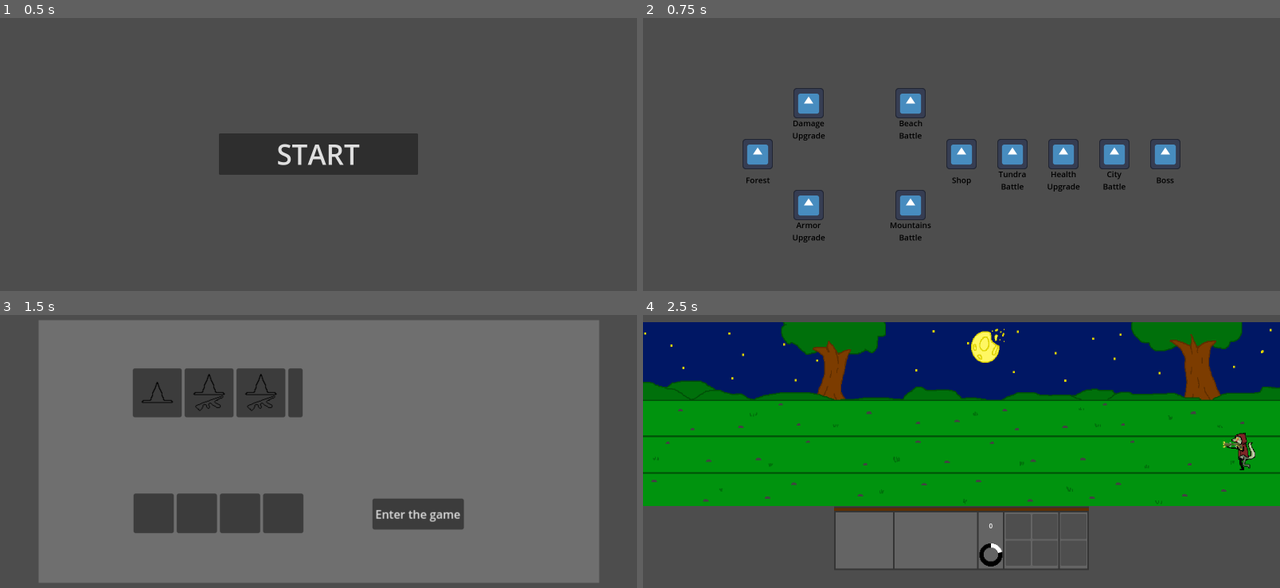
Above: before the commit, frames 1-4 (two rows, left to right).
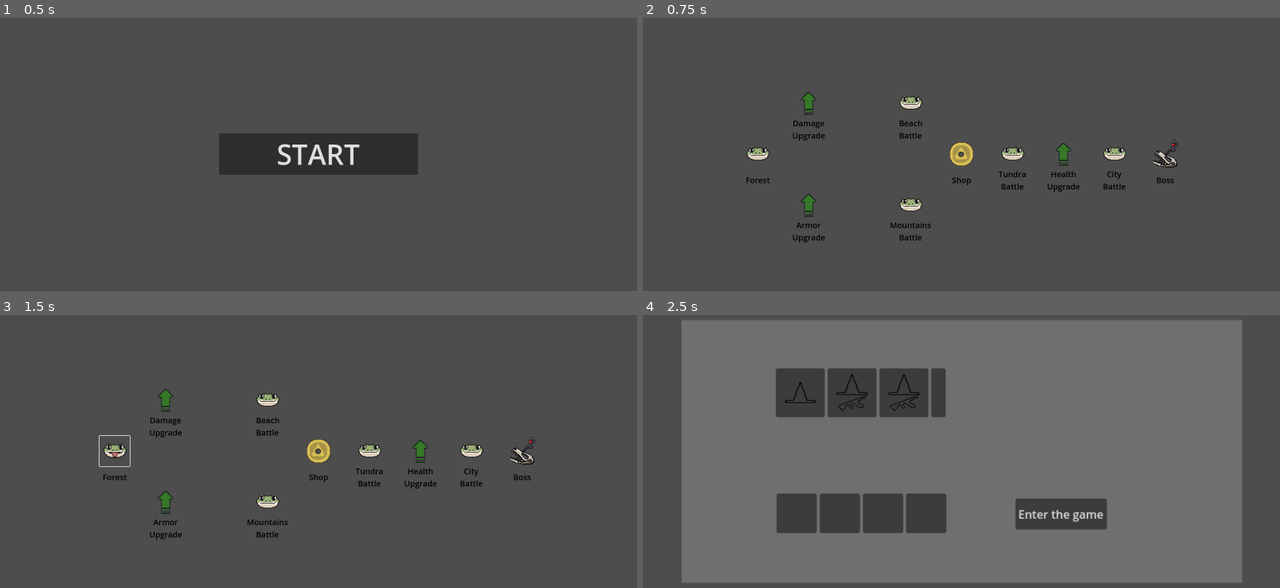
Above: after the commit, the same moments.

Repository: SammyCadian/wizards-who-hate-lizards
Game: Godot game, scene res://game.tscn
The game is run twice, just before and just after one commit, with the same random seed, the same clock (stepped at 60 frames per second) and the same inputs. The engine's default icon, where the game draws it, is replaced by a stand-in: a white triangle on a blue panel in a dark square.
Inputs (mouse positions are in pixels of both pictures, inside the frame that each line leads up to):
- Up to frame 1 (0.5 s): no input
- Up to frame 2 (0.75 s): click "START" at 0.5 s
- Up to frame 3 (1.5 s): click (114, 451) at 1.27 s
- Up to frame 4 (2.5 s): click (1063, 514) at 2 s, where only the run before the commit has a clickable "Enter the game"

Frame 1 is identical in both runs. In frame 2, 3.1% of the frame differs, in the area x 15-85%, y 25-75%; in frame 3, 75%; in frame 4, 86%, in the area x 0-100%, y 2-98%.

Commit message:
Randomized Enemy Ai and Node Map Icons

Diff:
--- a/Scenes/Battle/battle_manager.gd
+++ b/Scenes/Battle/battle_manager.gd
@@ -4,12 +4,13 @@
 var battleUI : Node = null  # Track the current battle UI
 @export var inBattle = false
 
+
 # Start the battle from the map selection
 func startBattle(loadedUnits: Array):
 	currBattle = get_parent().loadScene("res://Scenes/Battle/battle.tscn") # Load the battle into the game
 	battleUI = currBattle.get_node("BattleUI") # Update the battle UI
 	currBattle.laneSelected.connect($"Unit Spawner"._on_battle_lane_selected) # Connect the unit spawning signal
-	inBattle = true # Update the inBattle flag for the unit spawner
+	inBattle = true
 
 	#$Battle/BattleUI.receiveUnit(loadedUnits[0][0], loadedUnits[0][1])
 
--- /dev/null
+++ b/Scenes/Battle/enemy_ai.gd
@@ -0,0 +1,71 @@
+extends Node2D
+
+#Delay Between Ai Determining Whether to Spawn
+@export var iteration_delay = 5.0
+@export var min_amount = 1
+@export var max_amount = 3
+
+#RNG!!
+var rng = RandomNumberGenerator.new()
+
+#Lane Detection
+var wizard_lane1 = false
+var wizard_lane2 = false
+var wizard_lane3 = false
+
+signal spawn()
+
+
+
+func _ready() -> void:
+	$"Iteration Delay".paused = true
+	$"Iteration Delay".wait_time = iteration_delay
+
+func _process(delta: float) -> void:
+	if (get_parent().get_parent().inBattle == true):
+		$"Iteration Delay".paused = false
+
+
+# 50/50 chance. Decides whether or not to spawn in enemies
+func spawn_or_no_spawn() -> bool:
+	if(rng.randi_range(0, 1) == 1):
+		print("spawned")
+		return true
+	print("not spawned")
+	return false
+
+
+func decide_type():
+	var type = rng.randi_range(0, 1)
+	match type:
+		0:
+			return "sus"
+		1:
+			return "spike"
+		2:
+			return "liz3"
+		3:
+			return "liz4"
+	print("No Unit")
+
+# Randomizes number of troops spawned at once
+func decide_amount():
+	return rng.randi_range(min_amount, max_amount)
+
+# Choose a lane based off of whether or not a lizard is already there
+func decide_lane():
+	return rng.randi_range(1, 3)
+
+
+func send_spawn_signal(type, lane, amount) -> void:
+	spawn.emit(type, lane, amount)
+
+
+# Functions will use this to change iteration delay for difficulty purposes
+func change_iteration_delay(delay: float):
+	$"Iteration Delay".wait_time = delay
+
+
+func _on_iteration_delay_timeout() -> void:
+	if (spawn_or_no_spawn()):
+		send_spawn_signal(decide_type(), decide_lane(), decide_amount())
--- /dev/null
+++ b/Scenes/Battle/enemy_ai.tscn
@@ -0,0 +1,12 @@
+[gd_scene load_steps=2 format=3 uid="uid://cx288yw6kmco8"]
+
+[ext_resource type="Script" path="res://Scenes/Battle/enemy_ai.gd" id="1_04bko"]
+
+[node name="Enemy AI" type="Node2D"]
+script = ExtResource("1_04bko")
+
+[node name="Iteration Delay" type="Timer" parent="."]
+wait_time = 5.0
+autostart = true
+
+[connection signal="timeout" from="Iteration Delay" to="." method="_on_iteration_delay_timeout"]
--- a/Scenes/Battle/unit_spawner.gd
+++ b/Scenes/Battle/unit_spawner.gd
@@ -16,24 +16,13 @@
 
 # This loop will function as an enemy AI. It will handle waves
 func _process(delta: float) -> void:
-	# Checks how many enemies there are left
-	current_enemies = get_child_count()
-
-	# If there aren't any enemies left, spawns more
-	if (get_parent().inBattle):
-		if(starting_enemies == current_enemies):
-			enemy_spawn_prep($EnemySpawnPoint1, 0)
-			enemy_spawn_prep($EnemySpawnPoint2, 3)
-			enemy_spawn_prep($EnemySpawnPoint3, 0)
-
-# Will randomize the type of enemy spawned
-func enemy_spawn_prep(location, amount):
-	var randomType = randi_range(0, 1)
-	match randomType:
-		0:
-			spawn(sus_scene, location, amount)
-		1:
-			spawn(spike_scene, location, amount)
+	pass
+	## Checks how many enemies there are left
+	#current_enemies = get_child_count()
+	#if(starting_enemies == current_enemies):
+		#enemy_spawn_prep($EnemySpawnPoint1, 0)
+		#enemy_spawn_prep($EnemySpawnPoint2, 3)
+		#enemy_spawn_prep($EnemySpawnPoint3, 0)
 
 # General spawner called by enemy AI and battle script
 func spawn(type, location, amount):
@@ -43,7 +32,7 @@
 		add_child(unit)
 		await get_tree().create_timer(1.0).timeout
 
-func getSpawnPoint(laneID: String):
+func getSpawnPoint(laneID):
 	match (laneID):
 		"TOP_LANE":
 			return $WizSpawnPoint1
@@ -51,6 +40,12 @@
 			return $WizSpawnPoint2
 		"BOT_LANE":
 			return $WizSpawnPoint3
+		1:
+			return $EnemySpawnPoint1
+		2:
+			return $EnemySpawnPoint2
+		3:
+			return $EnemySpawnPoint3
 
 func getUnit(unitID: String):
 	match (unitID):
@@ -60,7 +55,16 @@
 			return rifleman_scene
 		"autorifle":
 			return autorifle_scene
+		"sus":
+			return sus_scene
+		"spike":
+			return spike_scene
 
 func _on_battle_lane_selected(unitName: String, selectedLane: String, unitNum: int) -> void:
 	print(unitName)
 	spawn(getUnit(unitName), getSpawnPoint(selectedLane), unitNum)
+
+func _on_enemy_ai_spawn(unitName, selectedLane, unitNum) -> void:
+	if (get_parent().inBattle):
+		print(unitName)
+		spawn(getUnit(unitName), getSpawnPoint(selectedLane), unitNum)
--- a/Scenes/Battle/unit_spawner.tscn
+++ b/Scenes/Battle/unit_spawner.tscn
@@ -6,6 +6,7 @@
 [ext_resource type="PackedScene" uid="uid://dhrsqjgxt8sv0" path="res://Scenes/Units/Wizards/scout.tscn" id="3_oeoac"]
 [ext_resource type="PackedScene" uid="uid://ddgw8akh4iuwq" path="res://Scenes/Units/Wizards/rifleman.tscn" id="4_bdpr3"]
 [ext_resource type="PackedScene" uid="uid://co1e2lije056e" path="res://Scenes/Units/Wizards/autorifle.tscn" id="4_sxex5"]
+[ext_resource type="PackedScene" uid="uid://cx288yw6kmco8" path="res://Scenes/Battle/enemy_ai.tscn" id="7_uwm7n"]
 
 [node name="Unit Spawner" type="Node2D"]
 script = ExtResource("1_gc3y3")
@@ -32,3 +33,7 @@
 
 [node name="WizSpawnPoint3" type="Marker2D" parent="."]
 position = Vector2(-720, 90)
+
+[node name="Enemy AI" parent="." instance=ExtResource("7_uwm7n")]
+
+[connection signal="spawn" from="Enemy AI" to="." method="_on_enemy_ai_spawn"]
--- a/Scenes/UI/map.gd
+++ b/Scenes/UI/map.gd
@@ -29,7 +29,9 @@
 	mapNodeInstance.name = name # Name the node for future reference
 	mapNodeInstance.nodeType = nodeType # Set the node type
 	mapNodeInstance.get_node("Label").text = name # Label the node
-	# mapNodeInstance.get_node("Icon").texture = # Set the node icon based on nodeType
+	mapNodeInstance.get_node("Icon").animation = nodeType.to_lower() # Set the node icon based on nodeType
+	if nodeType == "(INVALID)":
+		mapNodeInstance.get_node("Icon").animation = "battle"
 	mapNodeInstance.get_node("Button").pressed.connect(_map_node_selected) # Connect the pressed signal
 	mapNodeArray.append(mapNodeInstance) # Add it to the array
 	mapMarker.add_child(mapNodeInstance) # Add it to the map
@@ -83,6 +85,10 @@
 
 	# Display the unit select for battles
 	if selectedMapNode.nodeType == "Battle":
+		selectedMapNode.get_node("Icon").frame = 1
+		get_tree().paused = true
+		await get_tree().create_timer(1.0).timeout # TODO find out why timer breaks unit select :(
+		get_tree().paused = false
 		currUnitSelect = unitSelectScene.instantiate()
 		currUnitSelect.name = "unitSelect" # Rename it in the tree
 		currUnitSelect.loadBattle.connect(loadBattle) # Connect the startGame signal
--- a/Scenes/UI/map_node.tscn
+++ b/Scenes/UI/map_node.tscn
@@ -1,14 +1,116 @@
-[gd_scene load_steps=3 format=3 uid="uid://bmhl2x4wtd3tl"]
+[gd_scene load_steps=13 format=3 uid="uid://bmhl2x4wtd3tl"]
 
-[ext_resource type="Script" uid="uid://cj81t4w50fwg2" path="res://Scenes/UI/map_node.gd" id="1_nprav"]
-[ext_resource type="Texture2D" uid="uid://1hyfmby6yd5s" path="res://icon.svg" id="1_oy1af"]
+[ext_resource type="Script" path="res://Scenes/UI/map_node.gd" id="1_nprav"]
+[ext_resource type="Texture2D" uid="uid://yl3m5ioqdvyd" path="res://Sprites/UI/iconsSheet.png" id="2_yjvj6"]
+
+[sub_resource type="AtlasTexture" id="AtlasTexture_n2ovs"]
+atlas = ExtResource("2_yjvj6")
+region = Rect2(512, 0, 128, 128)
+
+[sub_resource type="AtlasTexture" id="AtlasTexture_rvftb"]
+atlas = ExtResource("2_yjvj6")
+region = Rect2(640, 0, 128, 128)
+
+[sub_resource type="AtlasTexture" id="AtlasTexture_a7h3u"]
+atlas = ExtResource("2_yjvj6")
+region = Rect2(0, 0, 128, 128)
+
+[sub_resource type="AtlasTexture" id="AtlasTexture_84wwy"]
+atlas = ExtResource("2_yjvj6")
+region = Rect2(512, 0, 128, 128)
+
+[sub_resource type="AtlasTexture" id="AtlasTexture_f6o72"]
+atlas = ExtResource("2_yjvj6")
+region = Rect2(640, 0, 128, 128)
+
+[sub_resource type="AtlasTexture" id="AtlasTexture_y7t6i"]
+atlas = ExtResource("2_yjvj6")
+region = Rect2(256, 0, 128, 128)
+
+[sub_resource type="AtlasTexture" id="AtlasTexture_gvean"]
+atlas = ExtResource("2_yjvj6")
+region = Rect2(384, 0, 128, 128)
+
+[sub_resource type="AtlasTexture" id="AtlasTexture_nqsqv"]
+atlas = ExtResource("2_yjvj6")
+region = Rect2(768, 0, 128, 128)
+
+[sub_resource type="AtlasTexture" id="AtlasTexture_2umwg"]
+atlas = ExtResource("2_yjvj6")
+region = Rect2(896, 0, 128, 128)
+
+[sub_resource type="SpriteFrames" id="SpriteFrames_ftxom"]
+animations = [{
+"frames": [{
+"duration": 1.0,
+"texture": SubResource("AtlasTexture_n2ovs")
+}, {
+"duration": 1.0,
+"texture": SubResource("AtlasTexture_rvftb")
+}],
+"loop": false,
+"name": &"battle",
+"speed": 5.0
+}, {
+"frames": [{
+"duration": 1.0,
+"texture": SubResource("AtlasTexture_a7h3u")
+}],
+"loop": false,
+"name": &"boss",
+"speed": 5.0
+}, {
+"frames": [{
+"duration": 1.0,
+"texture": SubResource("AtlasTexture_84wwy")
+}, {
+"duration": 1.0,
+"texture": SubResource("AtlasTexture_f6o72")
+}],
+"loop": false,
+"name": &"easy",
+"speed": 5.0
+}, {
+"frames": [{
+"duration": 1.0,
+"texture": SubResource("AtlasTexture_y7t6i")
+}],
+"loop": false,
+"name": &"hard",
+"speed": 5.0
+}, {
+"frames": [{
+"duration": 1.0,
+"texture": SubResource("AtlasTexture_gvean")
+}],
+"loop": false,
+"name": &"medium",
+"speed": 5.0
+}, {
+"frames": [{
+"duration": 1.0,
+"texture": SubResource("AtlasTexture_nqsqv")
+}],
+"loop": false,
+"name": &"shop",
+"speed": 5.0
+}, {
+"frames": [{
+"duration": 1.0,
+"texture": SubResource("AtlasTexture_2umwg")
+}],
+"loop": false,
+"name": &"upgrade",
+"speed": 5.0
+}]
 
 [node name="Map Node" type="Node2D"]
 script = ExtResource("1_nprav")
 
-[node name="Icon" type="Sprite2D" parent="."]
+[node name="Icon" type="AnimatedSprite2D" parent="."]
 scale = Vector2(0.6, 0.6)
-texture = ExtResource("1_oy1af")
+sprite_frames = SubResource("SpriteFrames_ftxom")
+animation = &"battle"
 
 [node name="Label" type="Label" parent="."]
 anchors_preset = 8
Not shown: 1 places in Scenes/Battle/unit_spawner.tscn that only renumber resources
Binary file added: Sprites/UI/iconsSheet.png
Not shown, added: Sprites/UI/iconsSheet.png.import
Not shown, added: enemy_ai.gd.uid
